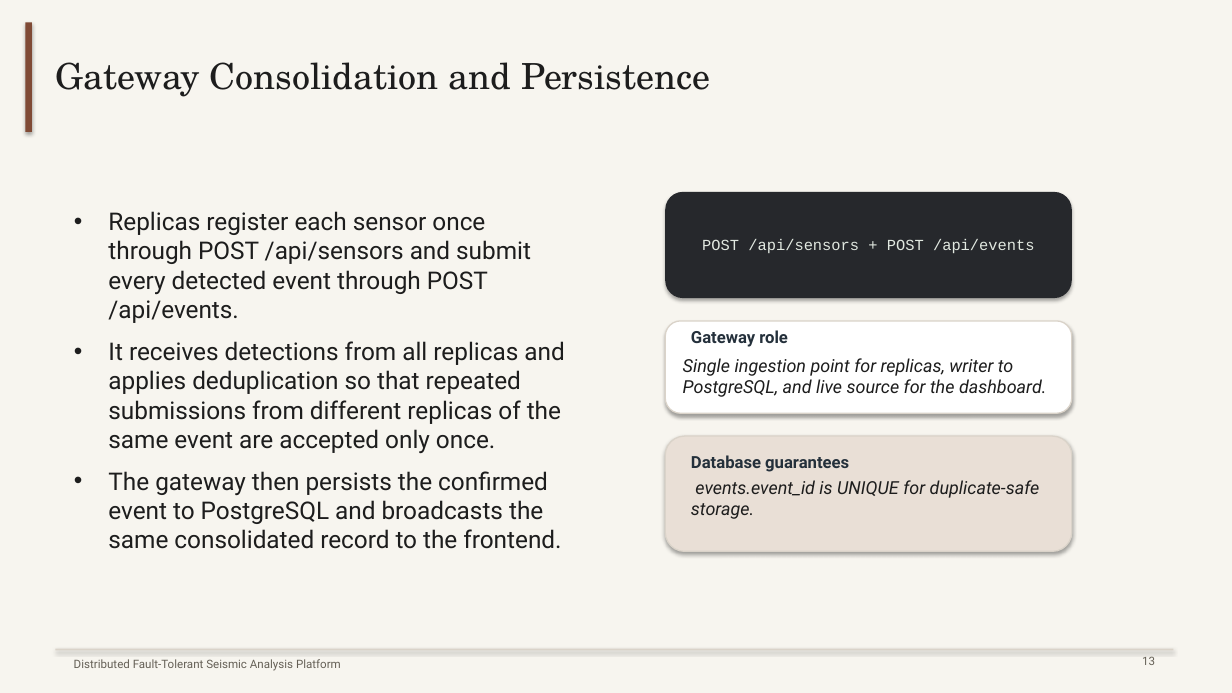
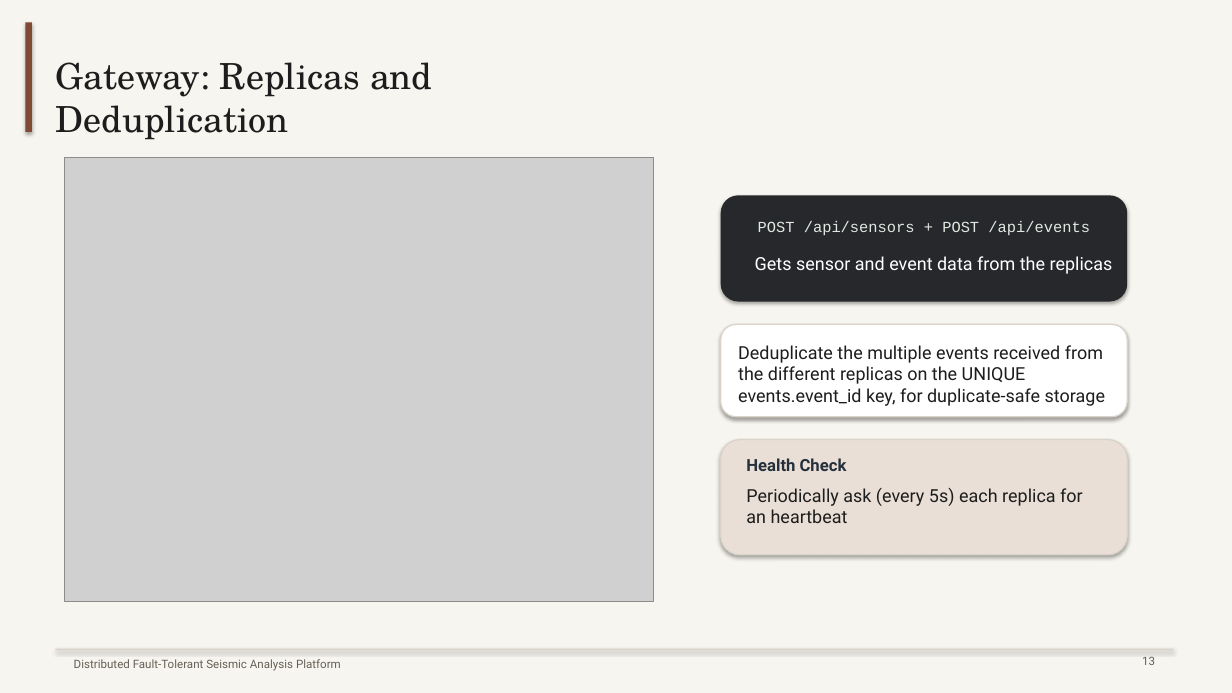
Before and after one commit to mattia9203/1998519_LTM, a slide deck: slide 9 of booklets/seismic_final_presentation.pptx (slide 12 before the commit). Drawn at 1232x693 pixels with LibreOffice and Linux fonts; fonts in the diff are those of the drawing; grey boxes stand for pictures. Boxes give left, top, right and bottom in pixels: in the first picture for what was removed or moved away, otherwise in the second. Text is boxed around its words. In the diff, an @@ line names an element or a change of style, - is before the commit and + after.

Commit message:
update of the presentation

```diff
--- a/booklets/seismic_final_presentation.pptx
+++ b/booklets/seismic_final_presentation.pptx
@@ text at bbox=[56, 62, 433, 140]: text changed @@
-Gateway Consolidation and Persistence
+Gateway: Replicas and Deduplication
@@ picture added at bbox=[65, 158, 654, 603] @@
@@ text removed at bbox=[108, 211, 564, 524] @@
-• Replicas register each sensor once through POST /api/sensors and submit every detected event through POST /api/events.
-• It receives detections from all replicas and applies deduplication so that repeated submissions from different replicas of the same event are accepted only once.
-• The gateway then persists the confirmed event to PostgreSQL and broadcasts the same consolidated record to the frontend.
@@ text "POST /api/sensors + POST /api/events": place and size @@
-text "POST /api/sensors + POST /api/events" at bbox=[702, 239, 1035, 253]
+text "POST /api/sensors + POST /api/events" at bbox=[758, 221, 1090, 235]
@@ text added at bbox=[755, 256, 1113, 274], 14 pt, text #FFFFFF @@
+Gets sensor and event data from the replicas
@@ text removed at bbox=[691, 330, 788, 347] @@
-Gateway role
@@ text at bbox=[738, 345, 1105, 406]: text changed; italic off @@
-Single ingestion point for replicas, writer to PostgreSQL, and live source for the dashboard.
+Deduplicate the multiple events received from the different replicas on the UNIQUE events.event_id key, for duplicate-safe storage
@@ 3 rounded rectangles: place and size @@
-3 rounded rectangles at bbox=[665, 192, 1072, 552]
+3 rounded rectangles at bbox=[721, 195, 1128, 555]
@@ text at bbox=[746, 458, 847, 471]: text changed @@
-Database guarantees
+Health Check
@@ text at bbox=[746, 488, 1083, 523]: text changed; italic off @@
-events.event_id is UNIQUE for duplicate-safe storage.
+Periodically ask (every 5s) each replica for an heartbeat
```
Also in this commit, not shown: 6 other slides changed, 3 slides added, 4 slides removed, 1 other file.
